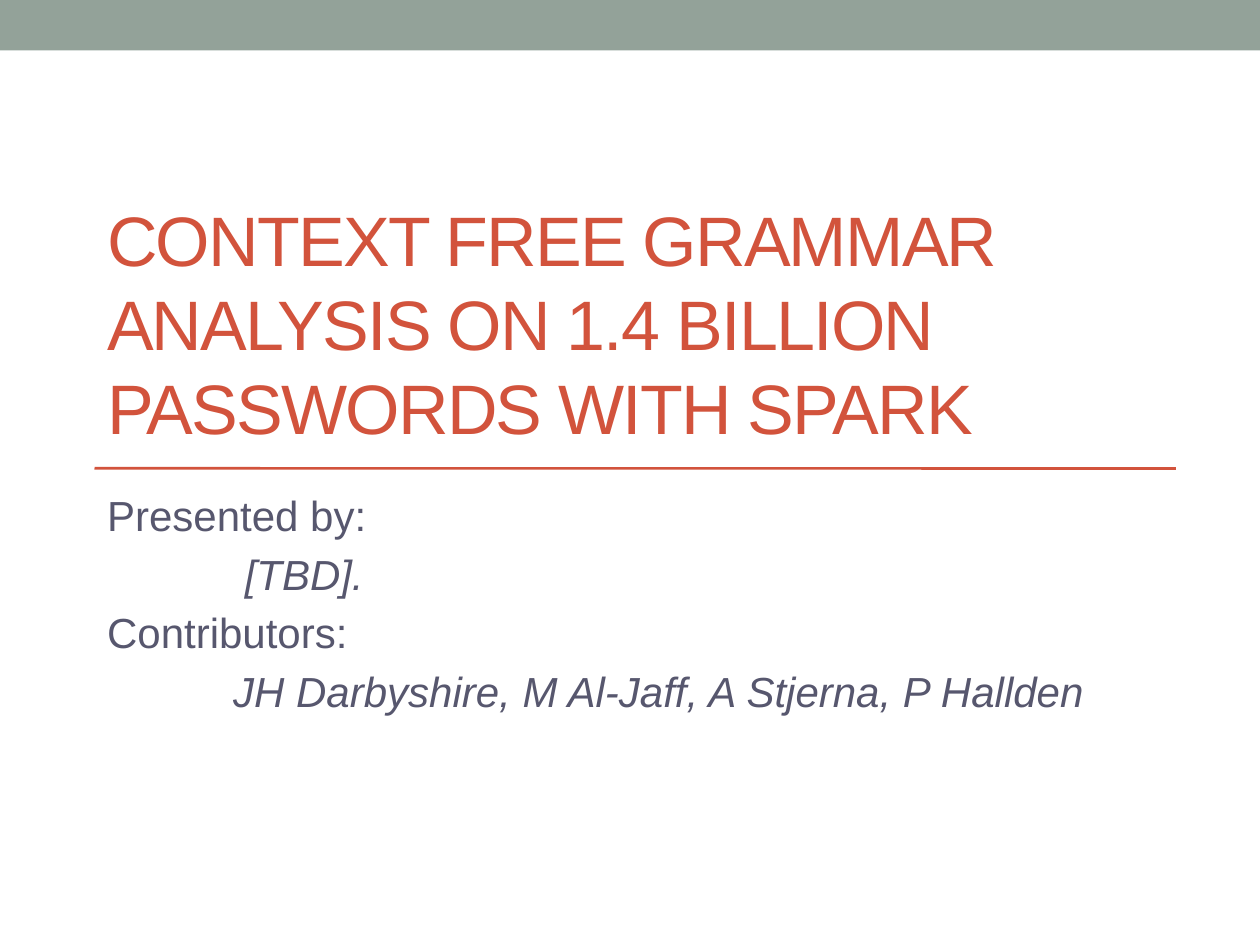
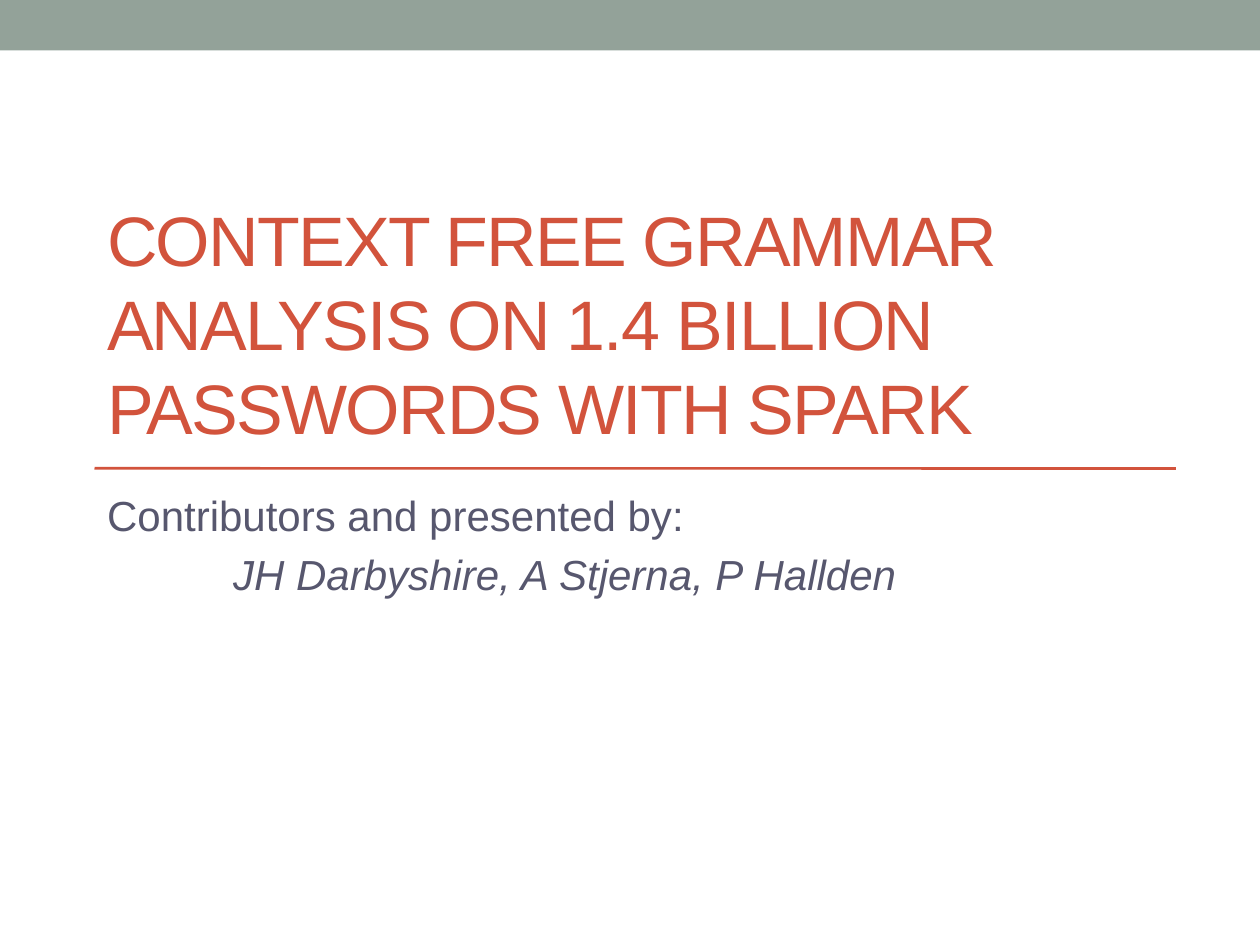
Before and after one commit to ldsa-project-g2/passwords, a slide deck: slide 1 of presentation/group_presentation.pptx. Drawn at 1260x945 pixels with LibreOffice and Linux fonts; fonts in the diff are those of the drawing. Boxes give left, top, right and bottom in pixels: in the first picture for what was removed or moved away, otherwise in the second. Text is boxed around its words. In the diff, an @@ line names an element or a change of style, - is before the commit and + after.

```diff
--- a/presentation/group_presentation.pptx
+++ b/presentation/group_presentation.pptx
@@ subtitle at (x1=107, y1=500, x2=896, y2=598): text changed @@
-Presented by:
-[TBD].
-Contributors:
-JH Darbyshire, M Al-Jaff, A Stjerna, P Hallden
+Contributors and presented by:
+JH Darbyshire, A Stjerna, P Hallden
```
Also in this commit, not shown: 3 slides added.
